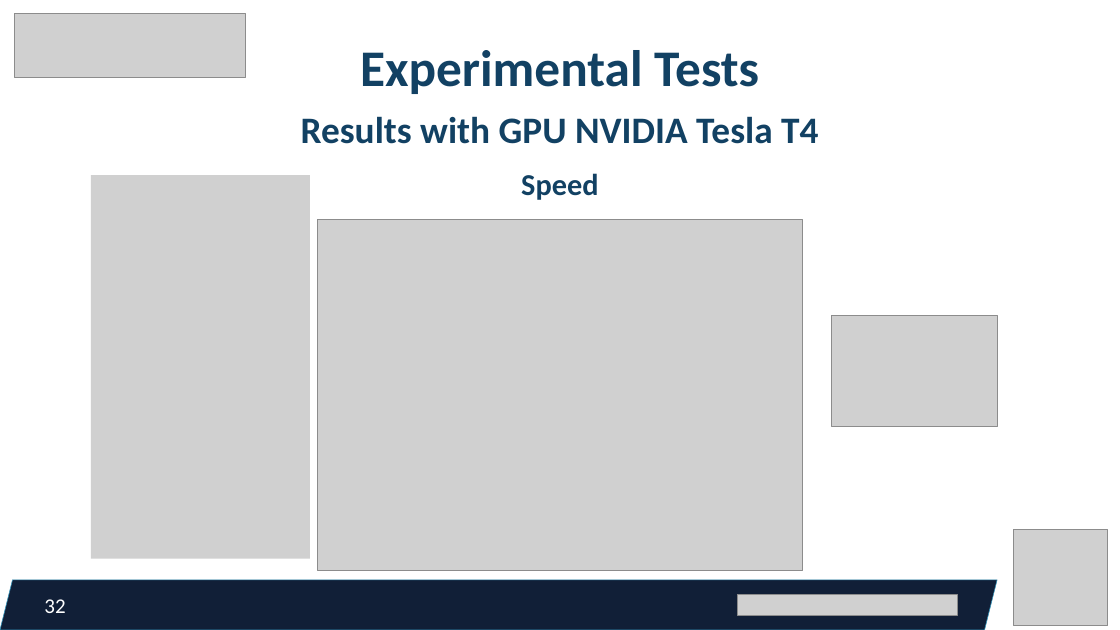
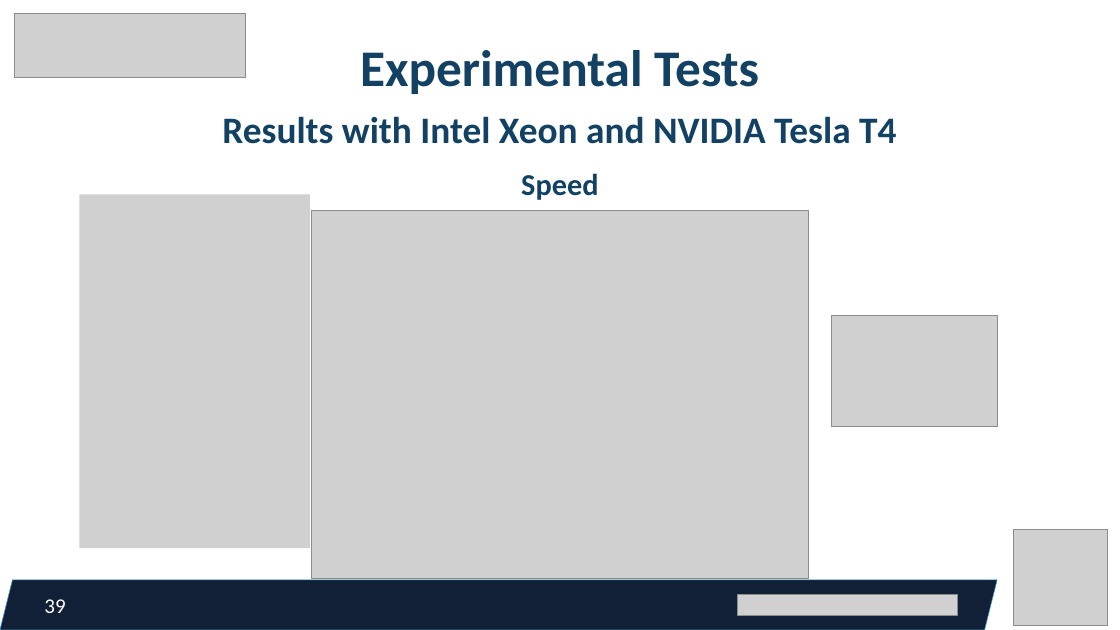
Before and after one commit to federicorossifr/eupilot-cini-mandown, a slide deck: slide 39 of pp_12_01_23.pptx (slide 32 before the commit). Drawn at 1120x630 pixels with LibreOffice and Linux fonts; fonts in the diff are those of the drawing; grey boxes stand for pictures. Boxes give left, top, right and bottom in pixels: in the first picture for what was removed or moved away, otherwise in the second. Text is boxed around its words. In the diff, an @@ line names an element or a change of style, - is before the commit and + after.

```diff
--- a/pp_12_01_23.pptx
+++ b/pp_12_01_23.pptx
@@ text at [222,116,896,144]: text changed @@
-Results with GPU NVIDIA Tesla T4
+Results with Intel Xeon and NVIDIA Tesla T4
@@ picture: place and size @@
-picture at [91,175,310,558]
+picture at [80,194,310,548]
@@ picture: place and size @@
-picture at [318,220,803,571]
+picture at [312,211,808,579]
@@ page number at [44,599,65,613]: text changed @@
-32
+39
```
Also in this commit, not shown: 10 other slides changed, 9 slides added.
